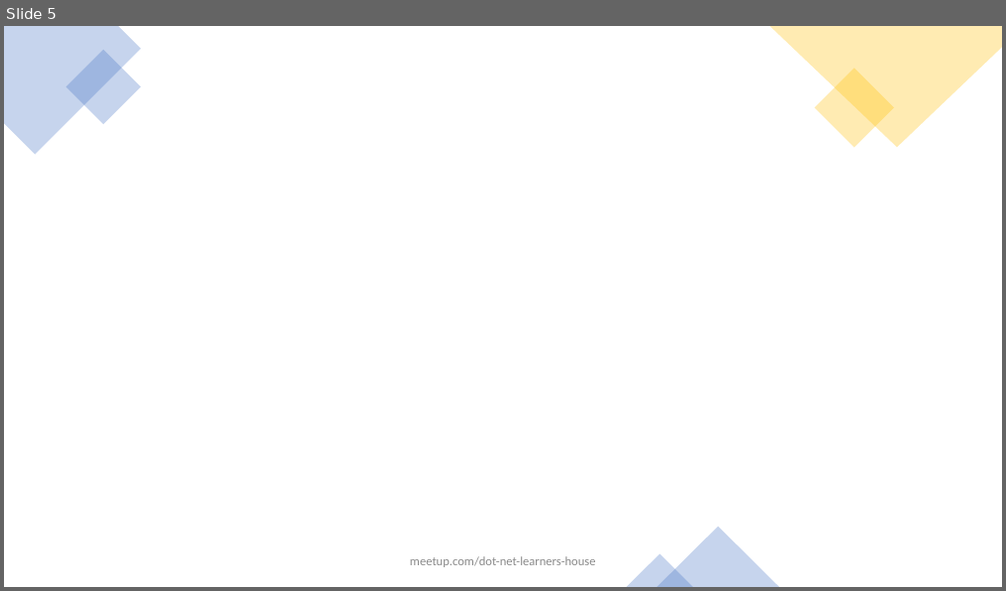
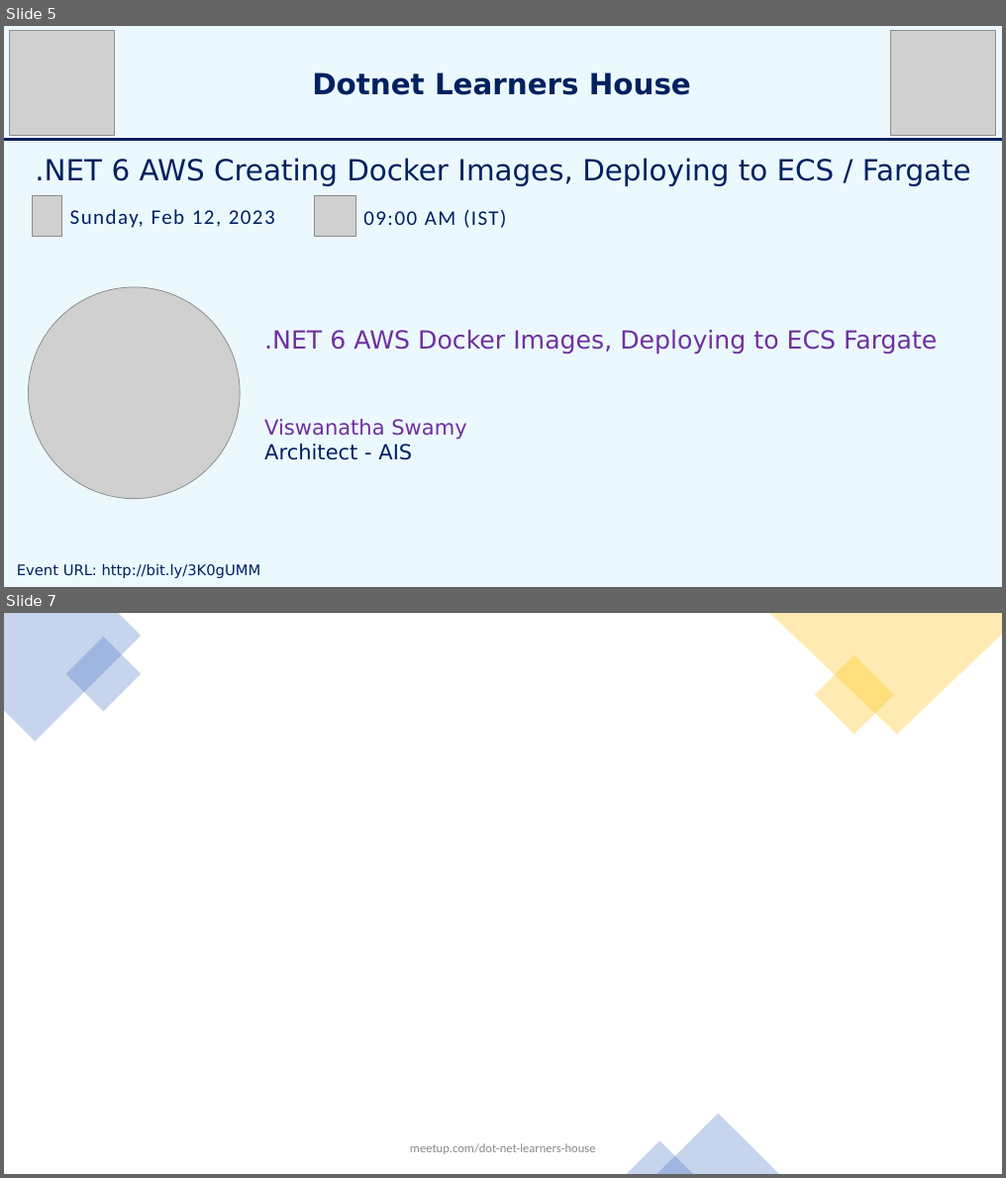
Before and after one commit to vishipayyallore/speaker-series-2023, a slide deck: TechTalk.pptx. Shown one above the other, each under a label of ours: slide 5 before the commit, slides 5 and 7 after it; the slides between them are not shown. The pictures are 1006x591 and 1006x1178 pixels, drawn with LibreOffice and Linux fonts; fonts in the diff are those of the drawing; grey boxes stand for pictures; background and template pictures are left out. Boxes give left, top, right and bottom in pixels: in the first picture for what was removed or moved away, otherwise in the second. Text is boxed around its words. In the diff, an @@ line names an element or a change of style, - is before the commit and + after.

```diff
--- a/TechTalk.pptx
+++ b/TechTalk.pptx
@@ slide 5 added at (4,26,1002,587), background #DDF6FF at 57% opacity @@
@@ picture added at (9,31,114,135) @@
@@ picture added at (891,31,996,135) @@
@@ text added at (312,73,691,95), 28 pt, text #002060, bold @@
+Dotnet Learners House
@@ rectangle added at (4,138,1002,141), fill #002060, outline #FFFFFF 1 pt @@
@@ text added at (35,158,971,186), 28 pt, text #002060 @@
+.NET 6 AWS Creating Docker Images, Deploying to ECS / Fargate
@@ picture added at (33,195,61,236) @@
@@ picture added at (315,195,355,236) @@
@@ text added at (70,209,275,228), 20 pt, text #002060 @@
+Sunday, Feb 12, 2023
@@ text added at (363,210,506,228), 20 pt, text #002060 @@
+09:00 AM (IST)
@@ picture added at (28,287,240,499) @@
@@ text added at (264,330,937,461), 24 pt, text #7030A0 @@
+.NET 6 AWS Docker Images, Deploying to ECS Fargate
+Viswanatha Swamy
+Architect - AIS
@@ text added at (17,564,261,578), 14 pt, text #002060 @@
+Event URL: http://bit.ly/3K0gUMM
@@ what was slide 5 is now slide 7 @@
```
Also in this commit, not shown: 1 slide changed, 1 other slide added, 18 other files.
